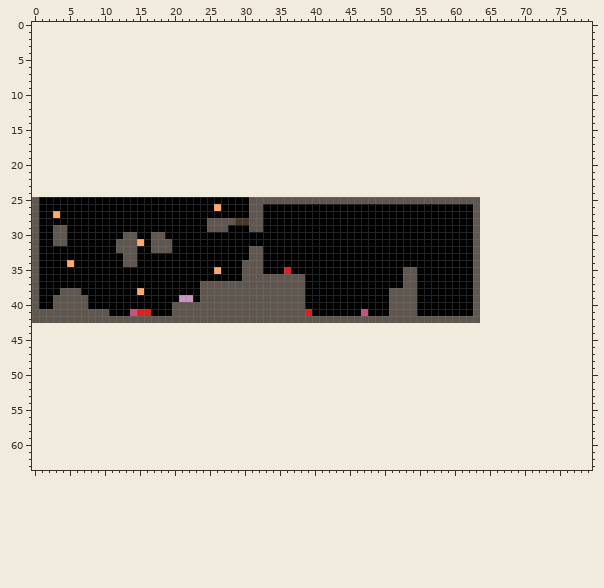
Edited in one commit: pixel-art file (Levels.ase). This is how it looked before the edit.
64x18 pixels, 1 frame. The old version is drawn lined up with the new one, on the new canvas.
After the commit:
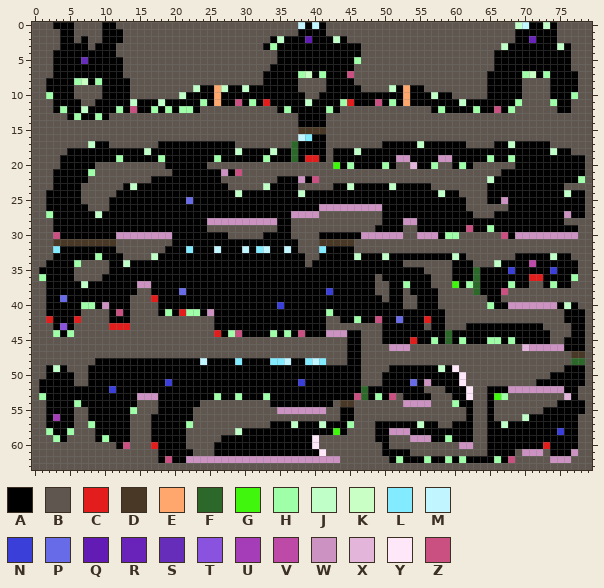
Palette (. is transparent): A #000000  B #5f574f  C #e31c1c  D #493826  E #ffa76d  F #2c6829  G #40f60d  H #9fffa9  J #c1ffc8  K #c9ffc4  L #83ebff  M #c1f5ff  N #3b3fda  P #676be8  Q #621bb5  R #6a23ba  S #652dba  T #8953df  U #a53db9  V #be4aa8  W #cc92c1  X #e3b5db  Y #ffe7fa  Z #cb5082
Changes in this commit:
canvas 64x18 -> 80x64, the old top-left corner now at 0,25
Changed rows in their new state; - is an unchanged pixel.
first column x 0:
 0 BBBAAABBBBAABBBBBBBBBBBBBBBBBBBBBBBBBBMAMABBBBBBBBBBBBBBBBBBBBBBBBBBBJMAAJABBBBB
 1 BBBBAABBBBAAABBBBBBBBBBBBBBBBBBBBBBBBBAAAABBBBBBBBBBBBBBBBBBBBBBBBBBBAAAAAABBBBB
 2 BBBBAABABBAAABBBBBBBBBBBBBBBBBBBBBAJAAAQAAAJABBBBBBBBBBBBBBBBBBBBBBBBAARAAABBBBB
 3 BBBBAAAABAAABBBBBBBBBBBBBBBBBBBBBAHAAAAAAAAAAAABBBBBBBBBBBBBBBBBBBBJAAAAAAAJABBB
 4 BBBAAAAAAAAABBBBBBBBBBBBBBBBBBBBBBBAAAAAAAAAAAABBBBBBBBBBBBBBBBBBBAAAAAAAAAAABBB
 5 BBBAAAASAAAAABBBBBBBBBBBBBBBBBBBBBBAAAAAAAAAAAHBBBBBBBBBBBBBBBBBBBAAAAAAAAAAABBB
 6 BBBAAAAAAAAAABBBBBBBBBBBBBBBBBBBBBAAAAAAAAAAAABBBBBBBBBBBBBBBBBBBBAAAAAAAAAAABBB
 7 BBBAAAAAAAAAABBBBBBBBBBBBBBBBBBBBAAAAAHKAHAAAZBBBBBBBBBBBBBBBBBBBAAAAAHKAHAAAABB
 8 BBAAAAHKAHAAAABBBBBBBBBBBBBBBBBBBAAAAABBBBAAAABBBBBBBBBBBBBBBBBBBAAAAABBBBAAAABB
 9 BBAAAABBBBAAAABBBBBBBBBJAAEJAAJAAAAAAABBBBAAAAABBBBJAEAABBBBBBBBBAAAAABBBBAAAABB
10 BBHAAABBBBAAAABBBBBBBJAAAAEAAAAAAAAAAAABBAAAAAAAAAAAAEAAAJAABBBBBAAAAABBBBAAAHBB
11 BBBAAAABBAAAAAJAAAJAAAAAHAEAAZAHACAAAAAJAAAAHCAAAZAHAEAAAAAAAJAAAAAAAHBBBBHAABBB
12 BBBAHAAJAAAAHAZAAHAHAHHABBBBBBBBBBBAHAAAAAHABBBBBBBBBBBBBAHAAAAHAAZAHBBBBBBAABBB
13 BBBBBAHAAHABBBBBBBBBBBBBBBBBBBBBBBBBBBAAAABBBBBBBBBBBBBBBBBBBBBBBBBBBBBBBBBBBBBB
14 BBBBBBBBBBBBBBBBBBBBBBBBBBBBBBBBBBBBBBAAAABBBBBBBBBBBBBBBBBBBBBBBBBBBBBBBBBBBBBB
15 BBBBBBBBBBBBBBBBBBBBBBBBBBBBBBBBBBBBBBDDDDBBBBBBBBBBBBBBBBBBBBBBBBBBBBBBBBBBBBBB
16 BBBBBBBBBBBBBBBBBBBBBBBBBBBBBBBBBBBBBBMLAABBBBBBBBBBBBBBBBBBBBBBBBBBBBBBBBBBBBBB
17 BBBBBBBBJAABBBBBBBAAAAAAAAAAABBBBBBBBFAAAABBBBBBBBAAAAAJAAAAAABBBBAAJAAAAABBBBBB
18 BBBBBAAAAAAAAAAAJAAAAAAAAAAAAJAAAAJAAFAAAABAAAJAAAAAAAAAAAAAAAAAAAAAAAAAAAJAABBB
19 BBBBAAAAAAAAHAAAAAHAAAAAAAHAAAAAAHAAAFACCABAAAAAAAAAWWAAAAWWAAAAAHAAHAAAAAAAAAAB
20 BBBBAAAAABBBBBBBBBBAAAAAABBBBBBBBBBBBBBBBBBGAHAAAAHABBXAAHBBAHABBBBBBAAAAAAAAAAB
21 BBBAAAAAHBBBBBBBBBBBAAAAAAAWAZBBBBBBBBBBBBBBBBBBBBBBBBBBBBBBBBBBBBBAAAAAAAAAAAAB
22 BBBAAAAABBBBBBBBBAAAAAAAAAABBBBBBBBAAAWAZBBBBBBBBBBBBBBBBBBBBBBBBJAAAAAAAAAAAAHB
23 BBBAAAABBBBBBAJAAAAAAAAAAAAABBBBBJAAAABBBBBAAJAAAAAJAAAAABBBBBBBBAAAAAAAAAAABBBB
24 BBAAAAABBBBBAAAAAAAAAAAAAAAAAJAAAAAAAAJAAAAAAAAAAAAAAAAAAAJAABBBBAAAAAAAAAAAJAAB
25 -B-----BBBB-----------P--------AAAAAAAAAAAAAAAAAAAAAAAAAAAAAAA--BAAWAAAAAAAAAAAB
26 -B------BBB---------------A----AA--------WWWWWWWWW------------B-BBBBAAAAAAAAAAAB
27 -BHA-----J---------------------AA----WWWWBBBBBBBBB--------------BBAAAAAAAAAAWAAB
28 -BB----------------------WWWWWWWWWW--BBBBBBBBBBBBB---WW--------AAAAAAAAAAAAABBBB
29 -BBAA-----------------------BBB--BB--BBBBBBBBBBBB----BB-------ZAAHAAAAAAAAAAAABB
30 -BBZA-------WWWWWWWW--------BBBBB----BBBB------WWWWWWBBWWW-HHBB-BBBZAWWWWWWWWWBB
31 -BBDDDDDDDDD---BB---------------------BBBDDDDDBBBBBBBBBBBBBBBBB-BBBBBBBBBBBBBBBB
32 -BBL-----------BB--A--L---M---MALM--M-BBBL----BBBBBBBBBBBBBBBBB-BBBBBBBBBBBBBBBB
33 -BB------H-----BBJ-------------AA------BB-----J---J---------J-B-BBBBBAAAAAJAABBB
34 -B---AHBBBB--JA---------------AAA------B-------------BBBBBBB----BBJAAAAVAAAAAABB
35 ------BBBBB---------------A---AAA---A----------------AA-BBBB---FAAAANAAAAANAAABB
36 -H----BBBB--------------------AAAAAAAAA----------B---AA--BBB---FAAAAAAACCAAAAHBB
37 -B-----J-------WW-------AAAAAAAAAAAAAAA----------BB--HA--BBBG-HFAAAAHAABBAHAABBB
38 -B--AAA--------BB----P--AAAAAAAAAAAAAAA---N------BBAA-A---BBBBBFAAAZBBBBBBBBBBBB
39 -B-APAAA------BBBC---AA-AAAAAAAAAAAAAAA-----------BAA-----BBBBB-BAABBBBBBBBBBBBB
40 -B-AAAAHH-W---BBBB--AAAAAAAAAAAAAAANAAA------------AA-----BBBBB-BHAAWWWWWWWAJABB
41 --AAAAA-----Z-BBBB-HACHHAWAAAAAAAAAAAAAA--H----A---AAAA----BBBB-BBBBBBBBBBBBAAAB
42 --CAAAC----AAA------------AAAAAAAAAAAAAAAA--AAHAAZAAPAAACAA-----BBBBBBBBBBBBAAAB
43 BBBATABBBBBCCCBBBBBBBBBBBBAAAAAAAAAAAAAAAABBBBBBBBAAAAAABAABBBAAAAAAAAAAABBBBAAB
44 BBBHAHBBBBBBBBBBBBBBBBBBBBCAHZAAAAHAHAZAAAWWWAABBBAAAAAAAAAFAAAAAAAAAAAAAABBBAAB
45 BBBBBBBBBBBBBBBBBBBBBBBBBBBBBBBBBBBBBBBBBBBBBAABBBAAAACAAHAFAHAAAHHAHAAAAABBAAAB
46 BBBBBBBBBBBBBBBBBBBBBBBBBBBBBBBBBBBBBBBBBBBBBAABBBBWWWBBBBBBBBBBBBBBBBXWWWWWAAAB
47 BBBBBBBBBBBBBBBBBBBBBBBBBBBBBBBBBBBBBBBBBBBBBAABBBBBBBBBBBBBBBBBBBBBBBBBBBBBBDDB
48 BBBBBBBBBAAAAAAAAAAAAAAAMAAAALAAAALLMAALMLBBBAABBBBBBBBBBBBBBBBBBBBBBBBBBBBBBFFB
49 BBAJABBBAAAAAAAAAAAAAAAAAAAAAAAAAAAAAAAAAAAAAAABBBBAAAAAAAJAYBBBBBBBBBBBBBBBAAAB
50 BBAAAABBAAAAAAAAAAAAAAAAAAAAAAAAAAAAAAAAAAAAAAABBBAAAAAAAAAAAYBBBBBBBBBBBBAAAAAB
51 BAAAAABBAAAAAAAAAAANAAAAAAAAAAAAAAAAAANAAAAAAAABBBAAAAPAWAAAAYBBBBBBBBBBAAAAAAAB
52 BAAAAAAAAAANAAAAAAAAAAAAAAAAAAAAAAAAAAAAAAAAAAAFAAAAAAAABBBAAAYBBAAAWWWWWWWWAABB
53 BHAAAAAAAAAAAAAWWWAAAAAAAAHAAHAAAHAAAAAAAAAAAAZFAHAZBAAAABBBAAYBBAGHBBBBBBBBXABB
54 BBAAAAHAAAAAAAABBBAAAAAABBBBBBBBBBAAAAAAAAABDDBBBBBBBWWWWBBBHAABBABBBBBBBBBAAAAB
55 BBAAAABBAAAAAAHBBBAAAAABBBBBBBBBBBBWWWWWWWBBAABBBBBBBBBBBBBBBBABBABBBBBBBAAAAAAB
56 BBAUAABBAAAAAABBBAAAAAABBBBBBBBBBBBBBBBBBBBBAABBBBBBBBBBBBBBBBABBABBBBJAAAAAAABB
57 BBAAAABBHAAAAABBBAAAAAHBBBBBBBBBBBAAAJAAAJAAAHBBBAAAAAAJAABBAAABBAAJAAAAAAAAAABB
58 BBHAAHBBBAAAAABBBAAAAABBBBBBBJAAAAAAAAAAAAAGABBBBAAWWWAAAAAAAAABBAAAAAAAAAANAABB
59 BBBHABBBBAHAAABBBAAAAABBBBBAAAAAAAAAAAAAYBBBBBBBBAABBBWWWAAHAAABBAAAAAAAAAAAAABB
60 BBBBBBBBBBBBAZBBBCAAAABBBBAAAAAAAAAAAAAAYBBBBBBBBBABBBBBBBBBBWWBBAAAAAAAACAAAABB
61 BBBBBBBBBBBBBBBBBBAAAAABBBAAAAAAAAAAAAAAAYBBBBBBBBAAAABBBBBBBBBBBAAAABWWWBAAAWBB
62 BBBBBBBBBBBBBBBBBBAZAAWWWWWWWWWWWWWWWWWWWWWWBBBBBBBAHAAAHAAHAHAAAAHAZBBBBBWWWBBB
63 BBBBBBBBBBBBBBBBBBBBBBBBBBBBBBBBBBBBBBBBBBBBBBBBBBBBBBBBBBBBBBBBBBBBBBBBBBBBBBBB
